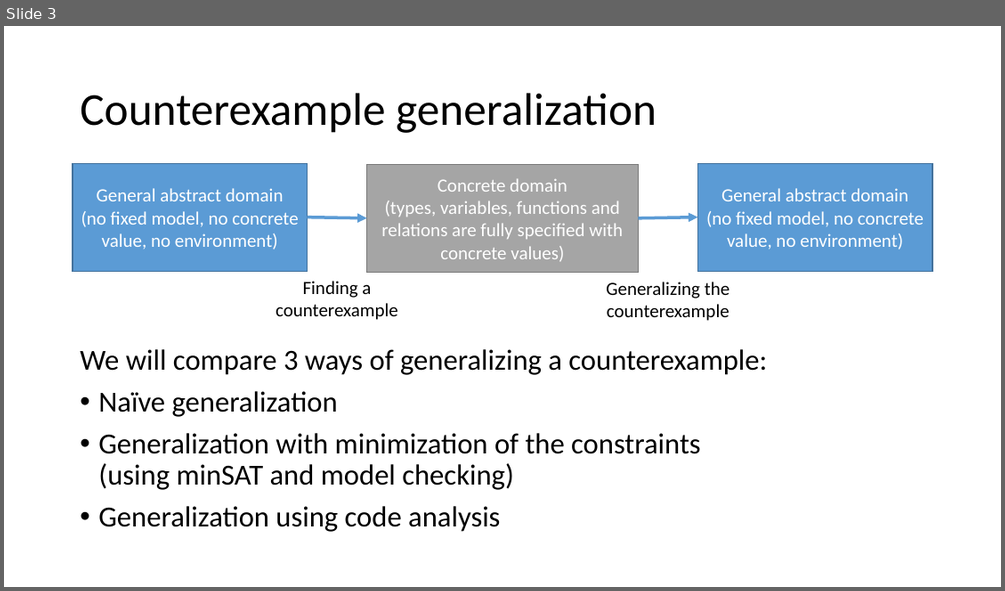
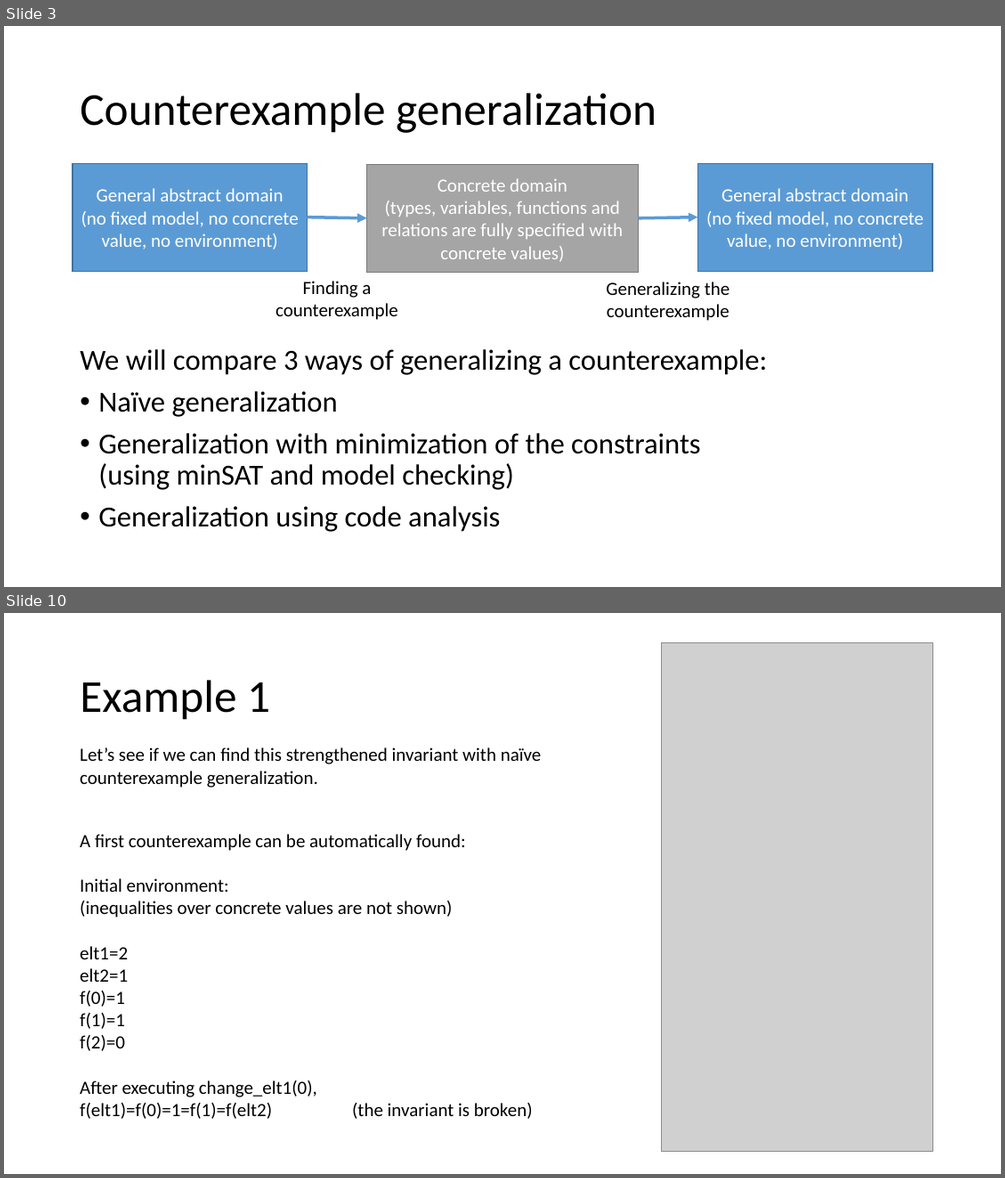
Before and after one commit to tjhance/ivy-research, a slide deck: invariant_synthesis/Invariant Synthesis.pptx. Shown one above the other, each under a label of ours: slide 3 before the commit, slides 3 and 10 after it; the slides between them are not shown. The pictures are 1005x591 and 1005x1178 pixels, drawn with LibreOffice and Linux fonts; fonts in the diff are those of the drawing; grey boxes stand for pictures. Boxes give left, top, right and bottom in pixels: in the first picture for what was removed or moved away, otherwise in the second. Text is boxed around its words. In the diff, an @@ line names an element or a change of style, - is before the commit and + after.

```diff
--- a/invariant_synthesis/Invariant Synthesis.pptx
+++ b/invariant_synthesis/Invariant Synthesis.pptx
@@ slide 10 added at (4, 613, 1001, 1174), background #FFFFFF @@
@@ picture added at (662, 643, 933, 1151) @@
@@ title added at (80, 680, 270, 720), 44 pt, text #000000 @@
+Example 1
@@ text added at (80, 747, 542, 787), 18 pt, text #000000 @@
+Let’s see if we can find this strengthened invariant with naïve counterexample generalization.
@@ text added at (80, 834, 533, 1119), 18 pt, text #000000 @@
+A first counterexample can be automatically found:
+Initial environment:
+(inequalities over concrete values are not shown)
+elt1=2
+elt2=1
+f(0)=1
+f(1)=1
+f(2)=0
+After executing change_elt1(0),
+f(elt1)=f(0)=1=f(1)=f(elt2) (the invariant is broken)
```
Also in this commit, not shown: 3 slides changed, 12 other slides added, 4 slides removed, 2 other files.
